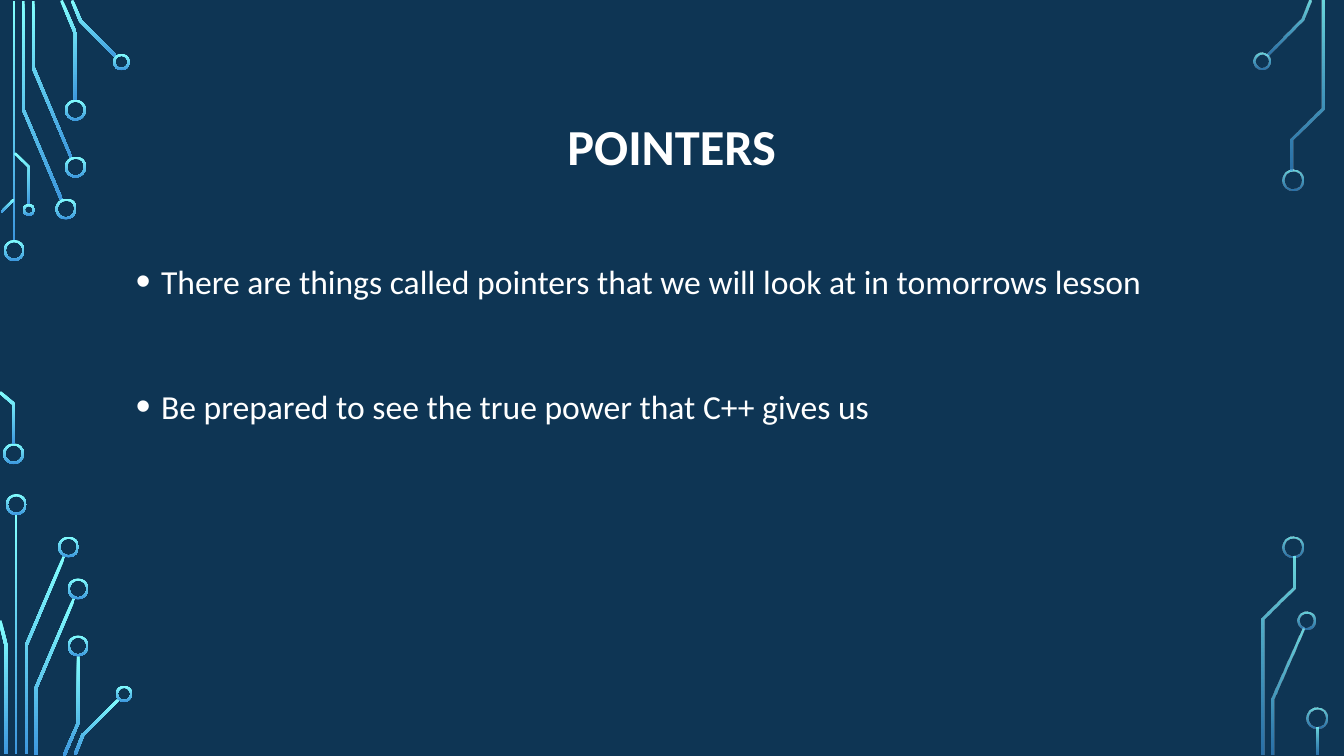
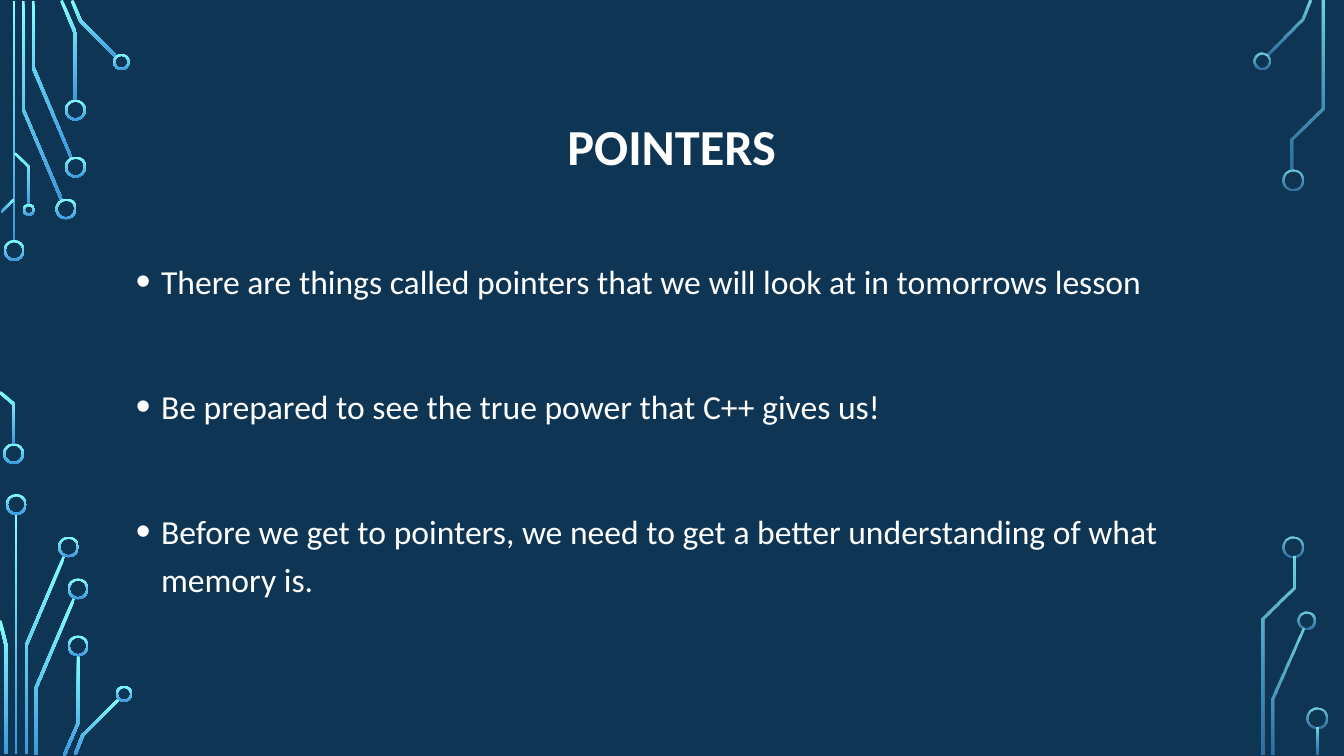
Before and after one commit to psypdt/ZIS_C-_Summer_Course_2019, a slide deck: slide 71 of Day_4/Day_4.pptx. Drawn at 1344x756 pixels with LibreOffice and Linux fonts; fonts in the diff are those of the drawing; background and template pictures are left out. Boxes give left, top, right and bottom in pixels: in the first picture for what was removed or moved away, otherwise in the second. Text is boxed around its words. In the diff, an @@ line names an element or a change of style, - is before the commit and + after.

```diff
--- a/Day_4/Day_4.pptx
+++ b/Day_4/Day_4.pptx
@@ text at (161,395,1157,598): text changed @@
-• Be prepared to see the true power that C++ gives us
+• Be prepared to see the true power that C++ gives us!
+• Before we get to pointers, we need to get a better understanding of what memory is.
```
Also in this commit, not shown: 4 other files.
